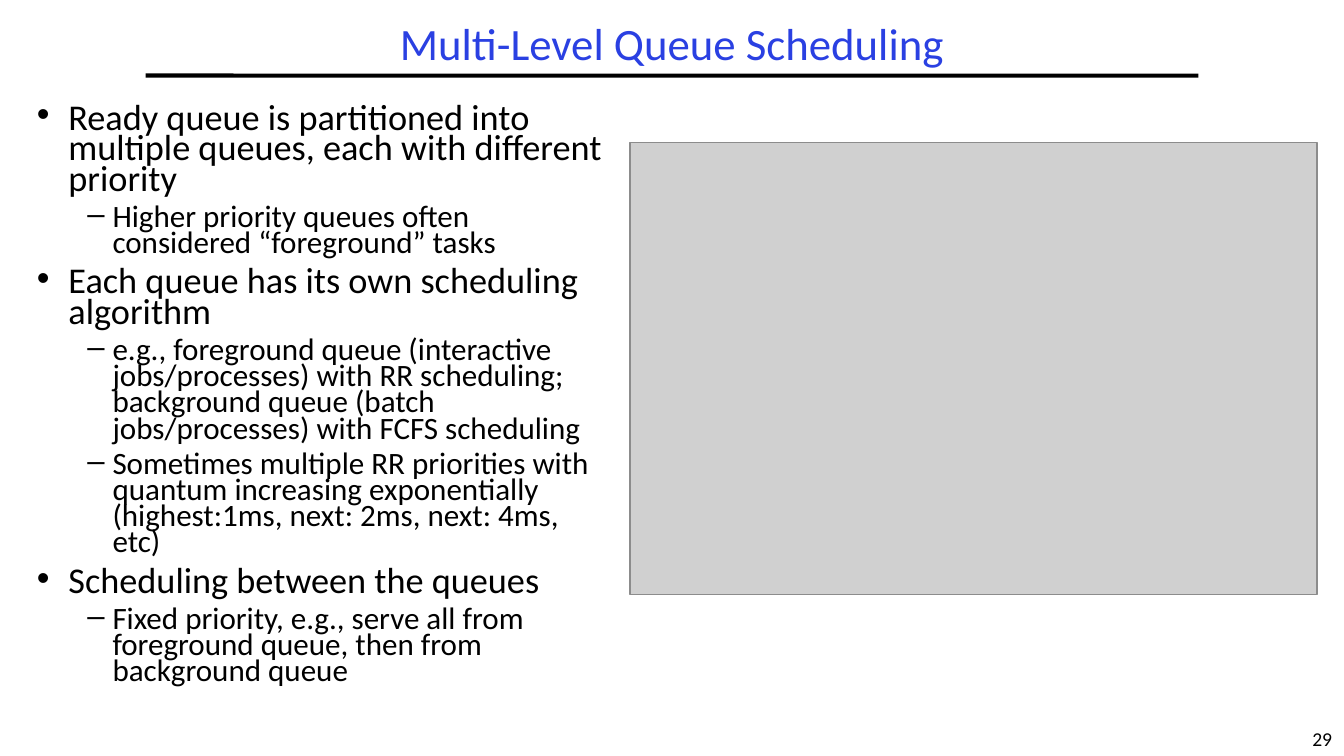
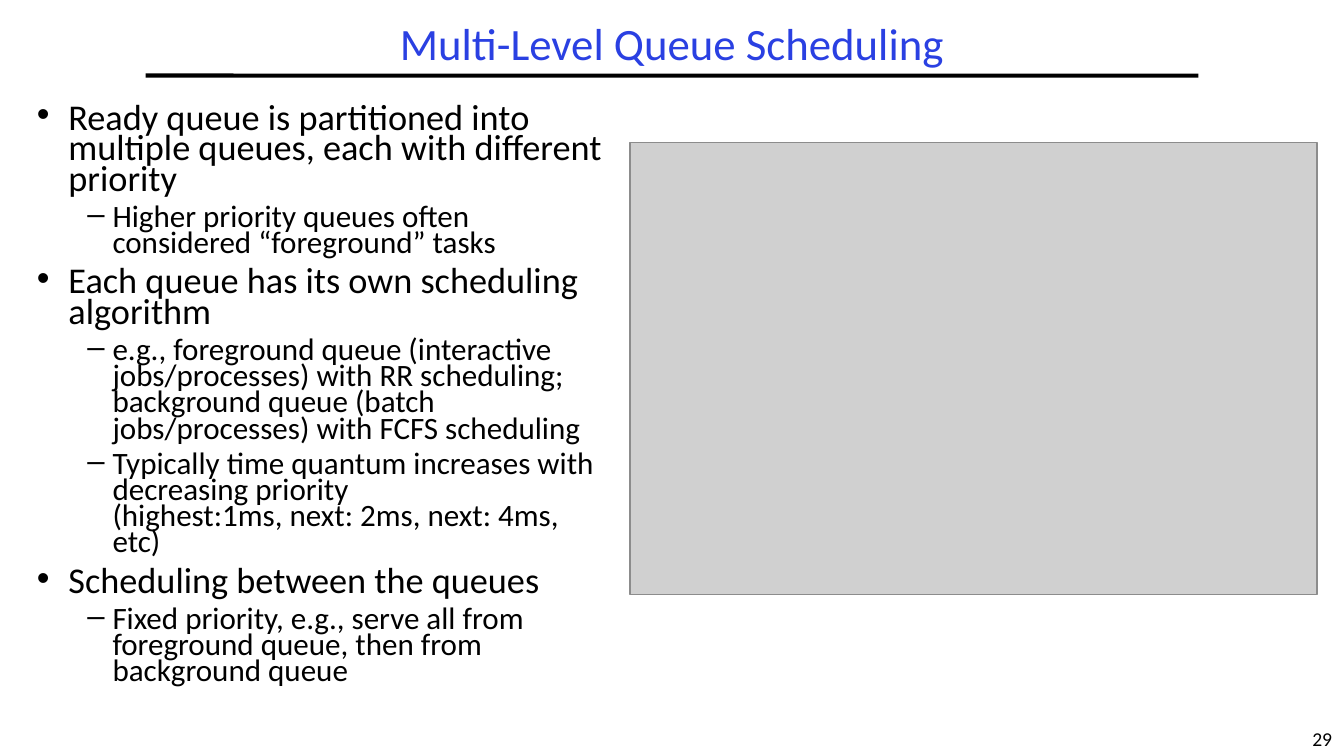
Before and after one commit to guhofstra/CSC256Fa25, a slide deck: slide 29 of PPTs/L5-Scheduling.pptx. Drawn at 1344x756 pixels with LibreOffice and Linux fonts; fonts in the diff are those of the drawing; grey boxes stand for pictures. Boxes give left, top, right and bottom in pixels: in the first picture for what was removed or moved away, otherwise in the second. Text is boxed around its words. In the diff, an @@ line names an element or a change of style, - is before the commit and + after.

```diff
--- a/PPTs/L5-Scheduling.pptx
+++ b/PPTs/L5-Scheduling.pptx
@@ text at (x1=113, y1=452, x2=593, y2=556): text changed @@
-  – Sometimes multiple RR priorities with quantum increasing exponentially
-    (highest:1ms, next: 2ms, next: 4ms, etc)
+  – Typically time quantum increases with decreasing priority
+    (highest:1ms, next: 2ms, next: 4ms, etc)
```
Also in this commit, not shown: 15 other slides changed, 1 slide added, 1 slide removed, 2 other files.
